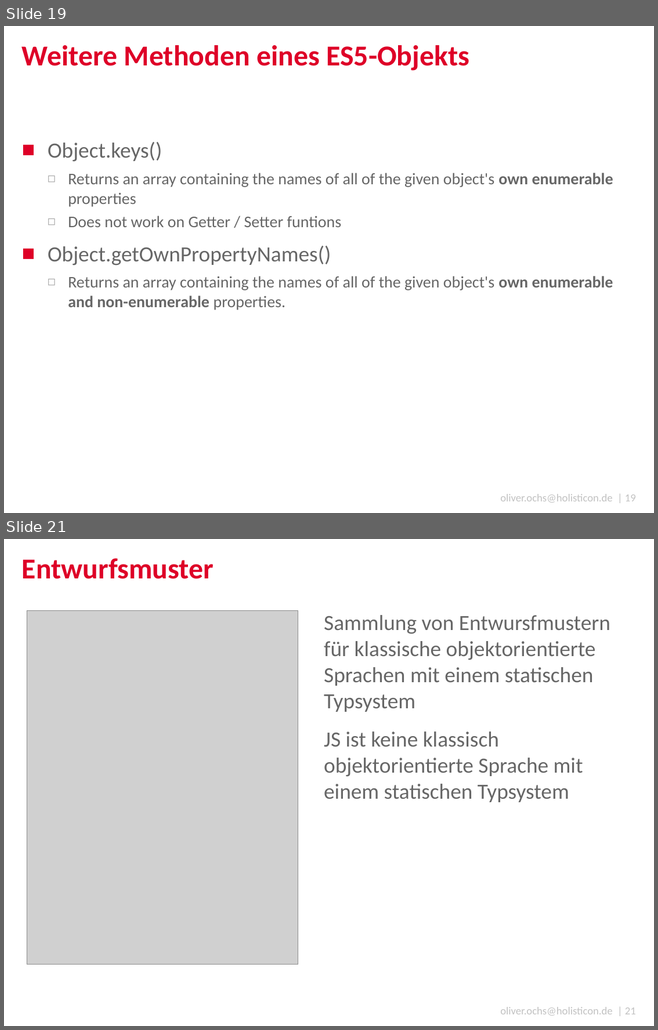
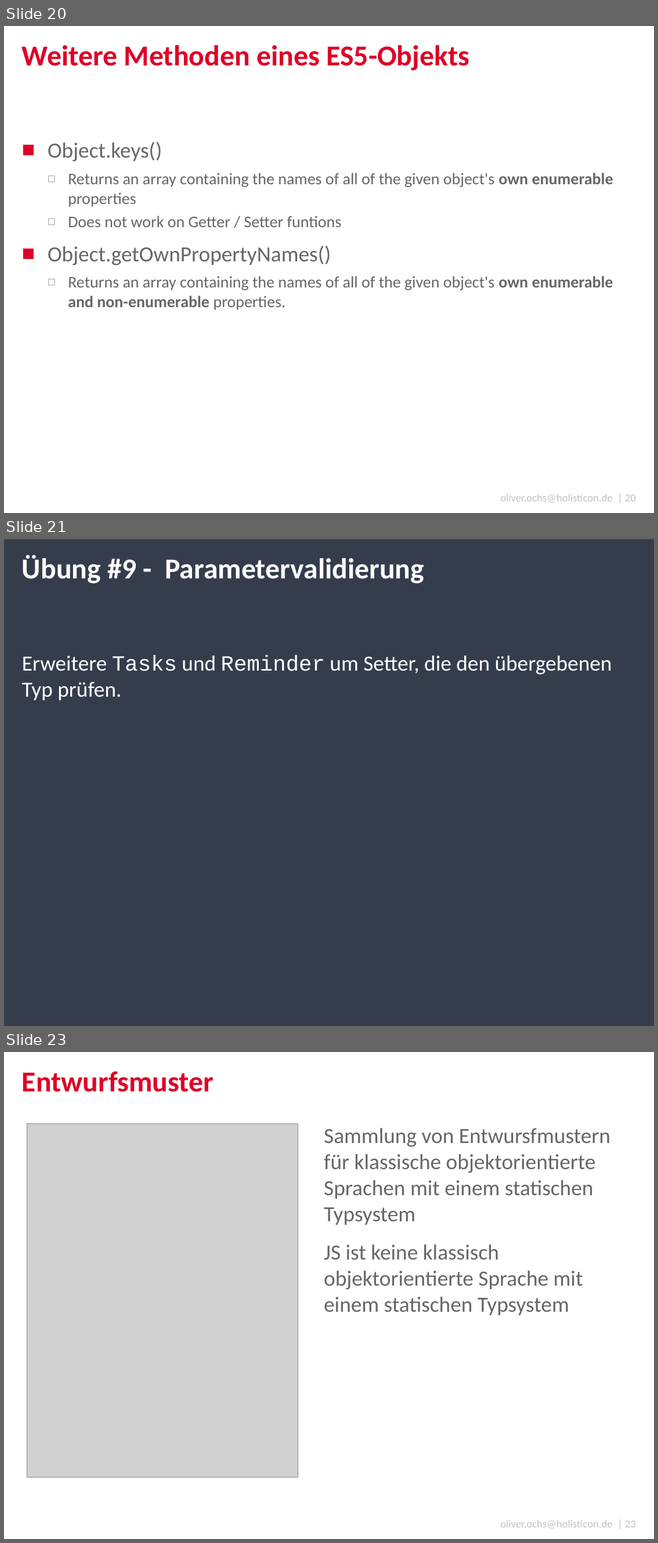
Before and after one commit to simonox/js-workshop, a slide deck: Tag 2.pptx. Shown one above the other, each under a label of ours: slides 19 and 21 before the commit, slides 20, 21 and 23 after it; the slides between them are not shown. The pictures are 658x1030 and 658x1543 pixels, drawn with LibreOffice and Linux fonts; fonts in the diff are those of the drawing; grey boxes stand for pictures; background and template pictures are left out. Boxes give left, top, right and bottom in pixels: in the first picture for what was removed or moved away, otherwise in the second. Text is boxed around its words. In the diff, an @@ line names an element or a change of style, - is before the commit and + after.

```diff
--- a/Tag 2.pptx
+++ b/Tag 2.pptx
@@ slide 21 added at [4,539,654,1026], background #FFFFFF @@
@@ rectangle added at [4,539,654,1026], fill #353D4D, outline #1550A0 0.75 pt @@
@@ title added at [22,555,424,584], 32 pt, text #FFFFFF, bold @@
+Übung #9 - Parametervalidierung
@@ text added at [22,656,612,700], 24 pt, text #FFFFFF @@
+Erweitere Tasks und Reminder um Setter, die den übergebenen Typ prüfen.
@@ what was slide 19 is now slide 20 @@
@@ text at [500,494,636,503]: text changed @@
-oliver.ochs@holisticon.de | 19
+oliver.ochs@holisticon.de | 20
@@ what was slide 21 is now slide 23 @@
@@ text at [500,1520,636,1529]: text changed @@
-oliver.ochs@holisticon.de | 21
+oliver.ochs@holisticon.de | 23
```
Also in this commit, not shown: 3 slides changed, 1 other slide added, 11 slides removed.
